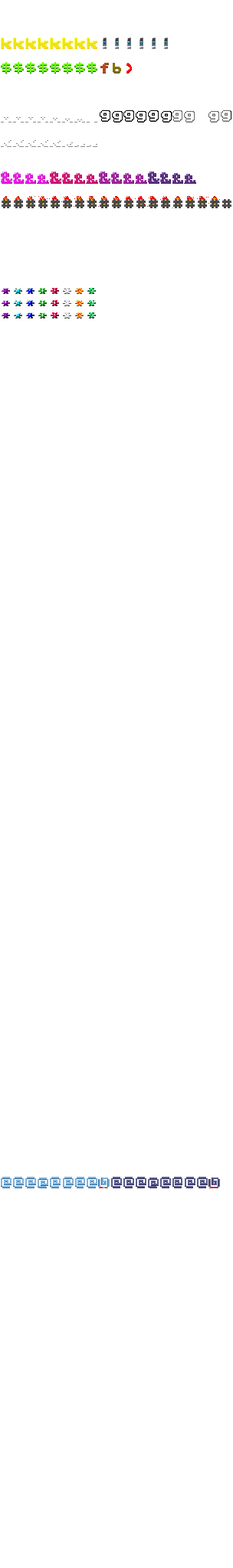
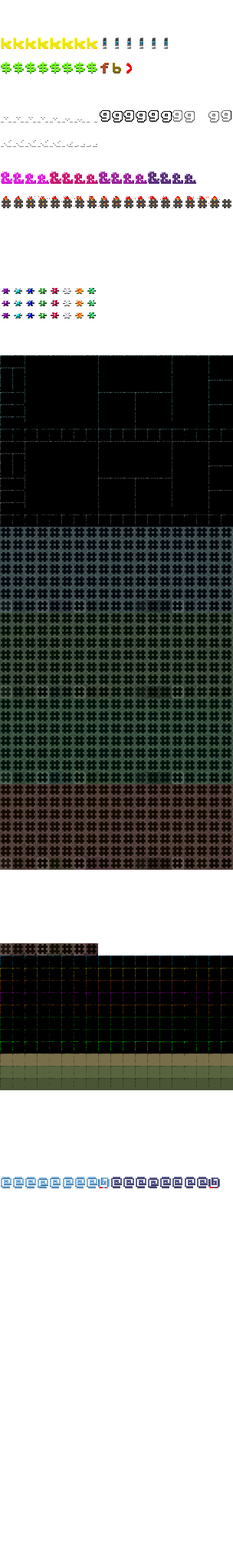
Revision of a layered w=233, h=1568 image; what changed, layer by layer:
painted on "Pasted Layer" over [0, 199, 233, 1091]
